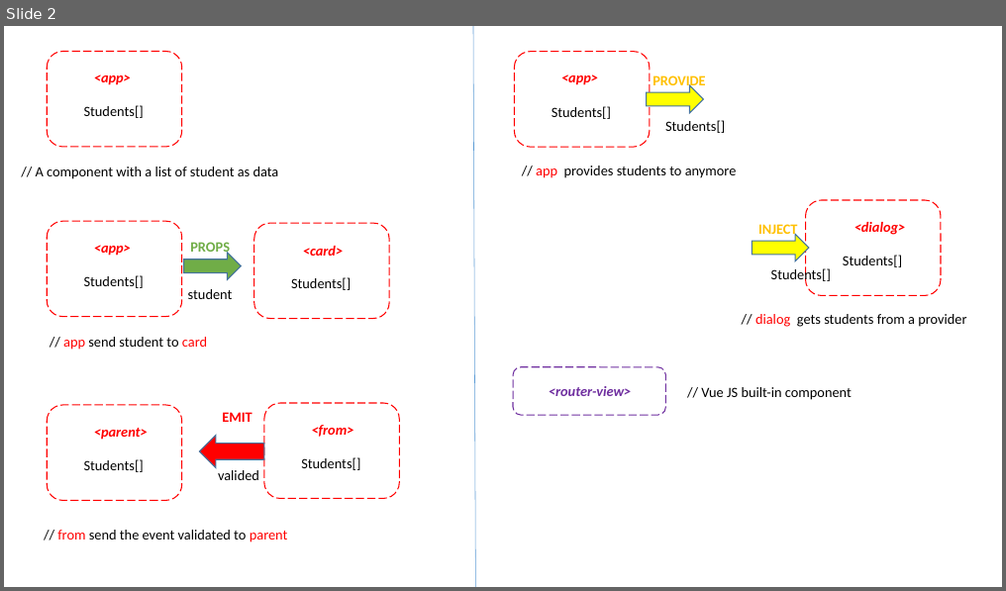
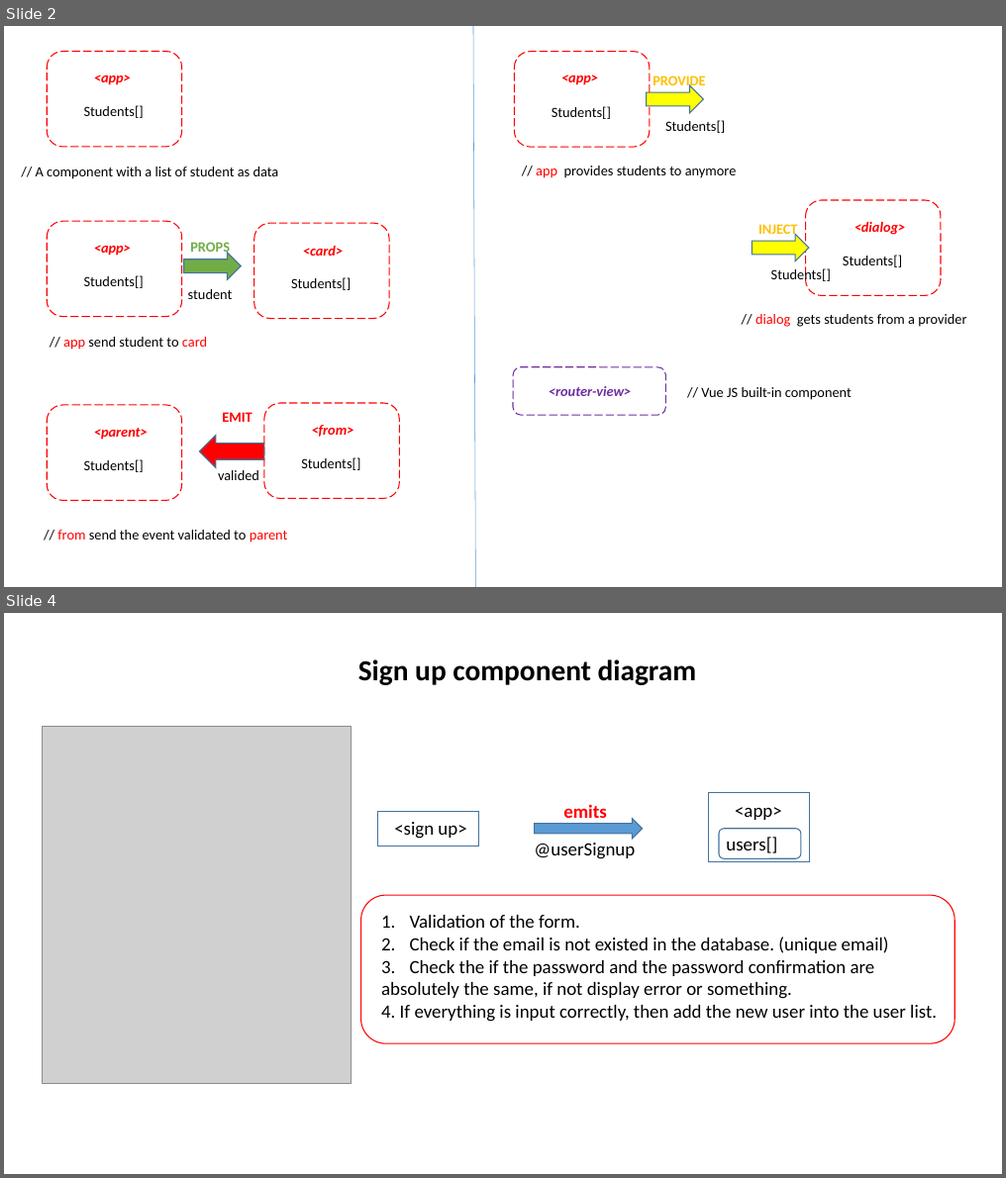
Before and after one commit to pnc-virtual-company/2021-G4-V2-PART1, a slide deck: docs/COMPONENT-DIAGRAM.pptx. Shown one above the other, each under a label of ours: slide 2 before the commit, slides 2 and 4 after it; the slides between them are not shown. The pictures are 1006x591 and 1006x1178 pixels, drawn with LibreOffice and Linux fonts; fonts in the diff are those of the drawing; grey boxes stand for pictures. Boxes give left, top, right and bottom in pixels: in the first picture for what was removed or moved away, otherwise in the second. Text is boxed around its words. In the diff, an @@ line names an element or a change of style, - is before the commit and + after.

```diff
--- a/docs/COMPONENT-DIAGRAM.pptx
+++ b/docs/COMPONENT-DIAGRAM.pptx
@@ slide 4 added at (x1=4, y1=613, x2=1002, y2=1174), background #FFFFFF @@
@@ text added at (x1=358, y1=660, x2=697, y2=685), 28 pt, text #000000, bold @@
+Sign up component diagram
@@ picture added at (x1=43, y1=726, x2=350, y2=1084) @@
@@ rectangle added at (x1=378, y1=811, x2=479, y2=847), outline #43739E 1 pt @@
@@ right arrow added at (x1=535, y1=819, x2=643, y2=839), fill #5B9BD5, outline #43739E 1 pt @@
@@ text added at (x1=563, y1=804, x2=607, y2=818), 18 pt, text #FF0000, bold @@
+emits
@@ rectangle added at (x1=709, y1=793, x2=810, y2=862), outline #43739E 1 pt @@
@@ text added at (x1=735, y1=807, x2=782, y2=820), 18 pt, text #000000 @@
+<app>
@@ text added at (x1=394, y1=822, x2=466, y2=839), 18 pt, text #000000 @@
+<sign up>
@@ text added at (x1=534, y1=843, x2=635, y2=860), 18 pt, text #000000 @@
+@userSignup
@@ rounded rectangle added at (x1=719, y1=829, x2=801, y2=859), outline #43739E 1 pt @@
@@ text added at (x1=726, y1=837, x2=777, y2=854), 18 pt, text #000000 @@
+users[]
@@ rounded rectangle added at (x1=361, y1=895, x2=954, y2=1045), outline #FF0000 1 pt @@
@@ text added at (x1=381, y1=915, x2=937, y2=1022), 18 pt, text #000000 @@
+1. Validation of the form.
+2. Check if the email is not existed in the database. (unique email)
+3. Check the if the password and the password confirmation are
+absolutely the same, if not display error or something.
+4. If everything is input correctly, then add the new user into the user list.
```
Also in this commit, not shown: 1 other slide added, 6 other files.
